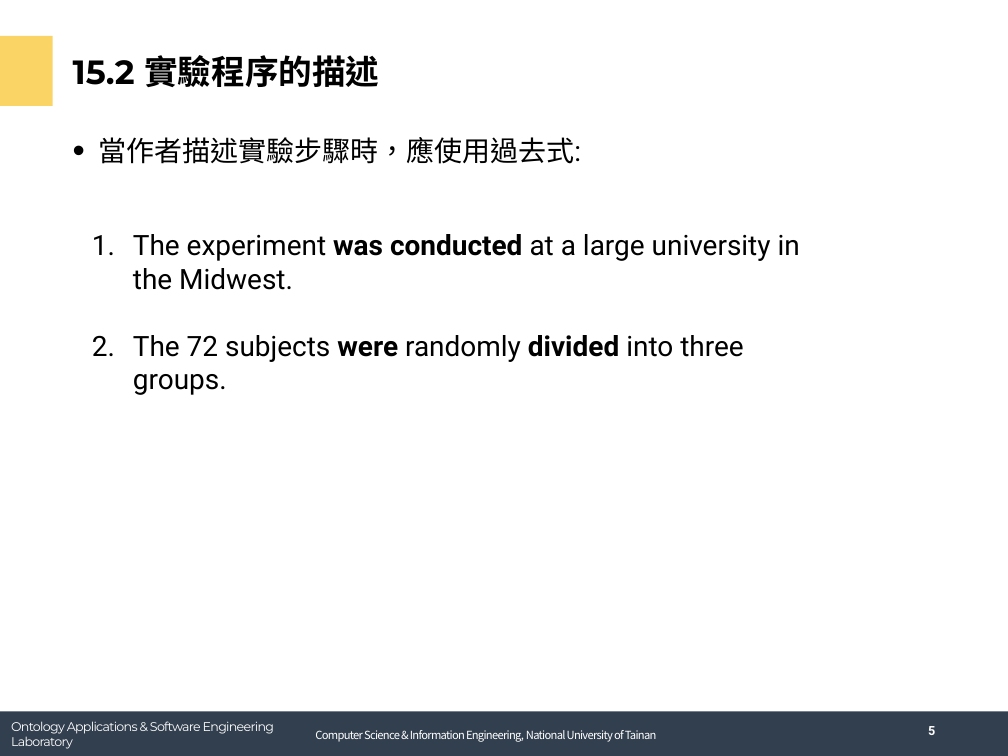
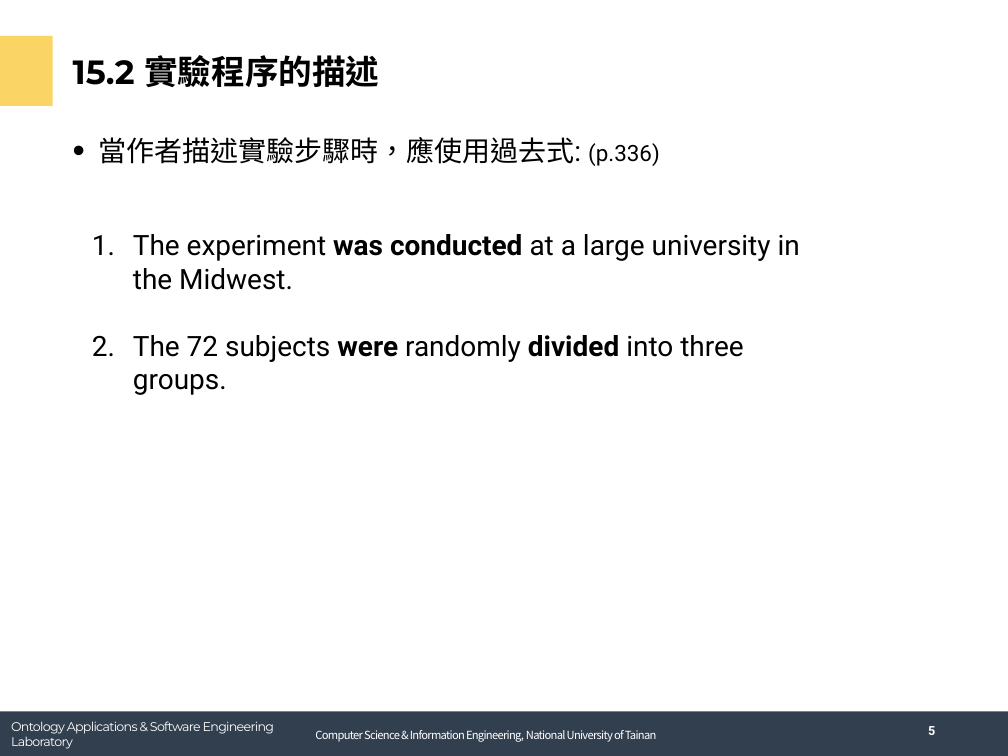
Before and after one commit to andy6804tw/english-learning, a slide deck: slide 6 of tech/report/ch15方法章節.pptx. Drawn at 1008x756 pixels with LibreOffice and Linux fonts; fonts in the diff are those of the drawing; background and template pictures are left out. Boxes give left, top, right and bottom in pixels: in the first picture for what was removed or moved away, otherwise in the second. Text is boxed around its words. In the diff, an @@ line names an element or a change of style, - is before the commit and + after.

```diff
--- a/tech/report/ch15方法章節.pptx
+++ b/tech/report/ch15方法章節.pptx
@@ text at box(99, 137, 660, 166): text changed @@
-• 當作者描述實驗步驟時，應使用過去式:
+• 當作者描述實驗步驟時，應使用過去式: (p.336)
```
Also in this commit, not shown: 5 other slides changed, 1 other file.
